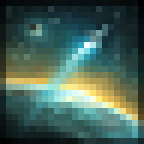
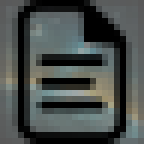
Two versions of the same layered image (w=144, h=144). Layer-by-layer changes:
showed "icons8-document-24.png" over [12, 0, 132, 144]
added layer "exe_icon.bmp-Kopie" above "exe_icon.bmp" over [0, 0, 144, 144]
hid "exe_icon.bmp" over [0, 0, 144, 144]
